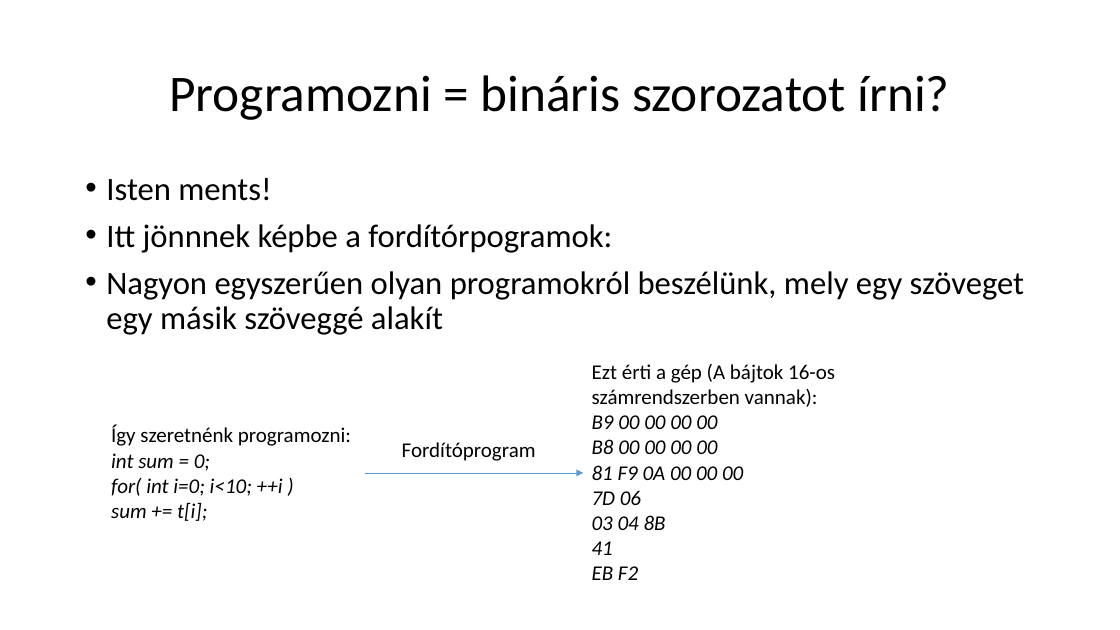
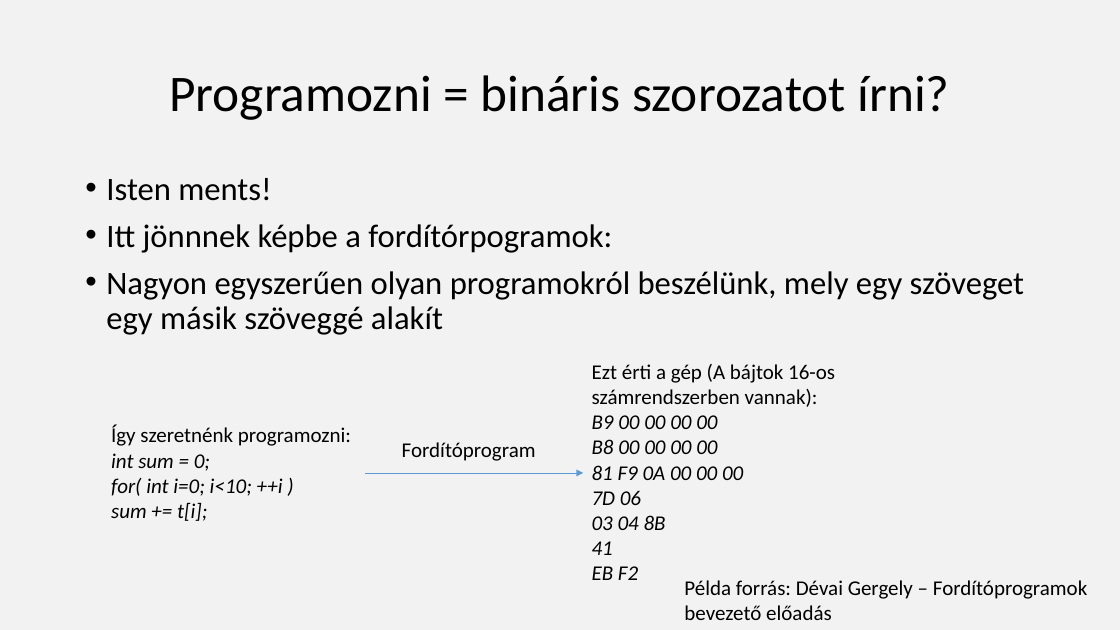
Before and after one commit to nagyandras95/Egyetem, a slide deck: slide 7 of efop/03/Absztakciós szintek a programozásban.pptx (slide 6 before the commit). Drawn at 1120x630 pixels with LibreOffice and Linux fonts; fonts in the diff are those of the drawing. Boxes give left, top, right and bottom in pixels: in the first picture for what was removed or moved away, otherwise in the second. Text is boxed around its words. In the diff, an @@ line names an element or a change of style, - is before the commit and + after.

```diff
--- a/efop/03/Absztakciós szintek a programozásban.pptx
+++ b/efop/03/Absztakciós szintek a programozásban.pptx
@@ background #FFFFFF to #E7E6E6 at 50% opacity @@
@@ text added at (684,580,1087,620), 18 pt, text #000000 @@
+Példa forrás: Dévai Gergely – Fordítóprogramok bevezető előadás
```
Also in this commit, not shown: 14 other slides changed, 2 slides added.
